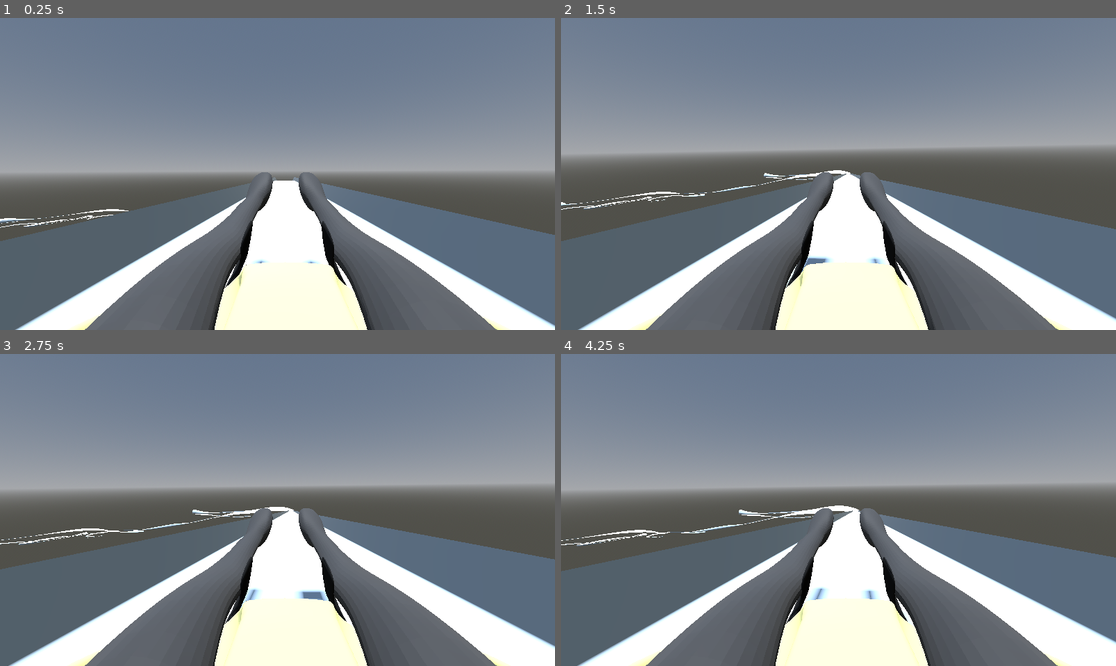
Above: before the commit, frames 1-4 (two rows, left to right).
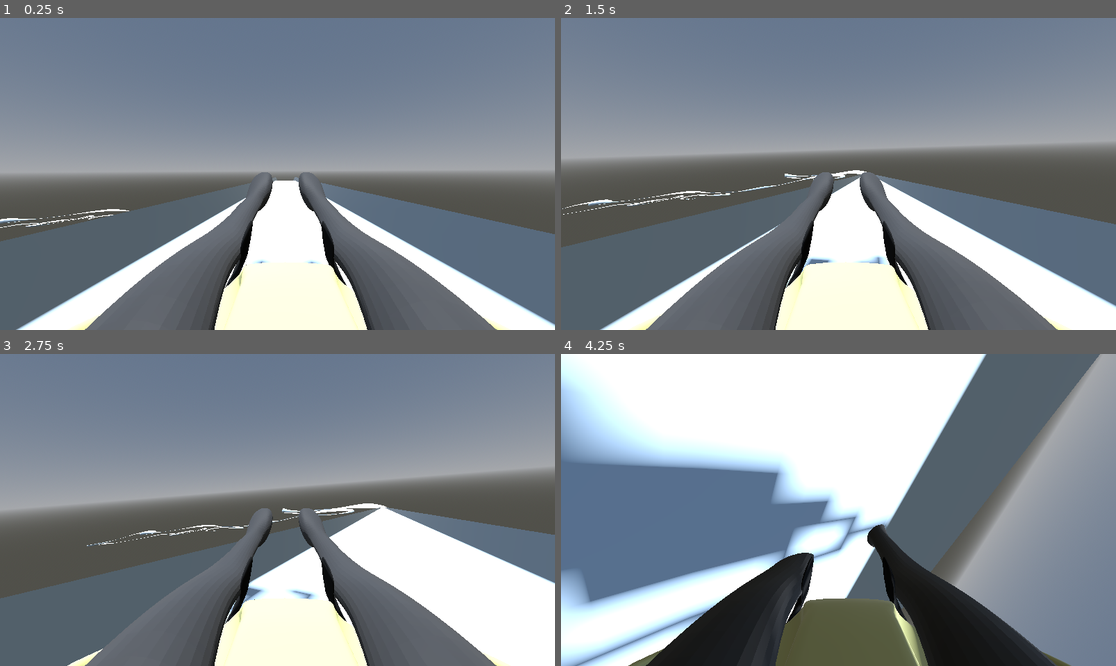
Above: after the commit, the same moments.

Repository: ArijaK/luge_vr
Game: Godot game, scene res://scenes/main/main.tscn
The game is run twice, just before and just after one commit, with the same random seed, the same clock (stepped at 60 frames per second) and the same inputs.
Inputs:
- Up to frame 1 (0.25 s): no input
- Up to frame 2 (1.5 s): no input
- Up to frame 3 (2.75 s): no input
- Up to frame 4 (4.25 s): no input

The runs differ from the first frame. In frame 1, 0.6% of the frame differs, in the area x 0-100%, y 51-100%; in frame 2, 6.0%; in frame 3, 22%; in frame 4, 92%, in the area x 0-100%, y 0-100%.

Commit message:
Add input (draft)

Diff:
--- a/vr/config.cfg
+++ b/vr/config.cfg
@@ -1,3 +1,6 @@
 [track]
 start_pos=[0.0, 2.0, 22.0]
 segments_path="res://data/track_cortina.json"
+
+[player]
+input_path="res://data/filtered2(R2).txt"
--- a/vr/scenes/player/player.gd
+++ b/vr/scenes/player/player.gd
@@ -1,8 +1,63 @@
 extends RigidBody3D
 
+var MAX_TORQUE = 2
+
+var current_idx = 0
+var current_time = 0
+var values = []
+var stamps = PackedFloat32Array()
+var v_max = 0
+var v_min = 0
+
+func parse_txt(file):
+	var start_time = null
+
+	while not file.eof_reached():
+		var line = file.get_line().strip_edges()
+		if line.is_empty():
+			break
+		var parts = line.split(",")
+		var value = int(parts[0].split("=")[1].strip_edges())
+		var time = int(parts[1].split("=")[1].strip_edges())
+
+		if start_time == null:
+			start_time = time
+
+		values.append(value)
+		stamps.append(time - start_time)
+
+		v_max = values.max()
+		v_min = values.min()
+
 func _ready() -> void:
+	var cfg = FileUtils.load_config("res://config.cfg")
+	# NOTE: Currently expects already sorted data
+	var input_path = cfg.get_value("player", "input_path")
+	var input_file = FileAccess.open(input_path, FileAccess.READ)
+
+	if input_file == null:
+		push_error("Cannot open file " + input_path)
+		return
+
+	parse_txt(input_file)
+	# TODO: Check if I need it.
+	input_file.close()
+
 	linear_velocity.z = -20.0
-	#get_tree().paused = true
+
+func _physics_process(delta: float) -> void:
+	current_time += delta * 1000000
+	var v = values[current_idx]
+	var v_norm = (v - v_min) / float(v_max - v_min)
+	var v_fin = (v_norm * 2.0) - 1.0
+
+	var final_input = v_fin * MAX_TORQUE
+	center_of_mass = Vector3(0.3, 0, 0)
+	apply_torque(Vector3(0, final_input, 0))
+
+	if current_idx < len(values)-1:
+		current_idx += 1
+
 
 # TODO: This is ONLY A DRAFT FOR INITIAL ASSESSMENT, MUST BE CHANGED!
 #func _process(delta: float) -> void:
Not shown, added: vr/data/filtered2(R2).txt
